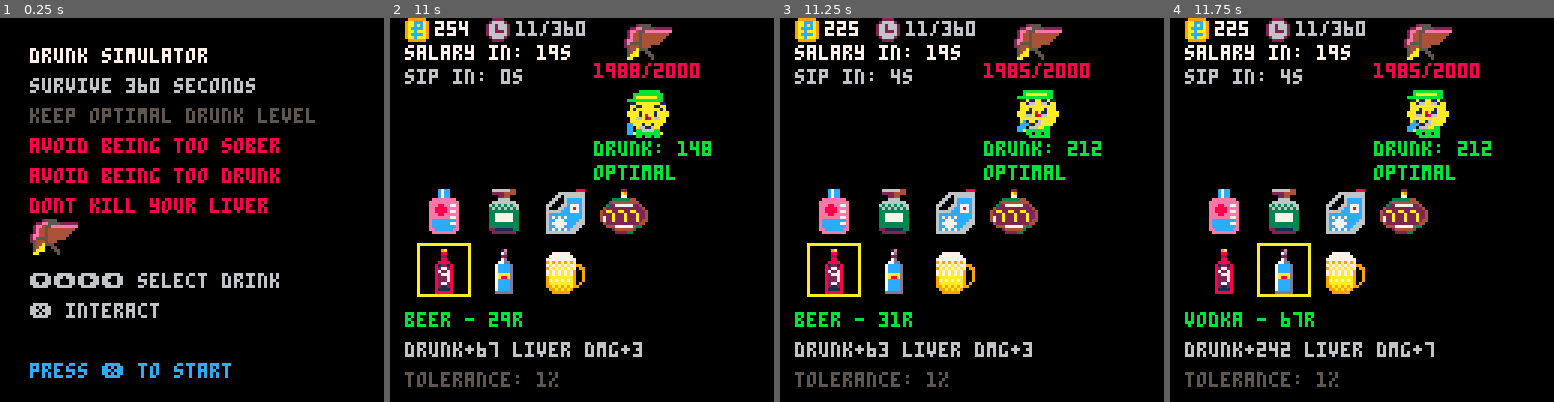
Above: before the commit, frames 1-4 (left to right).
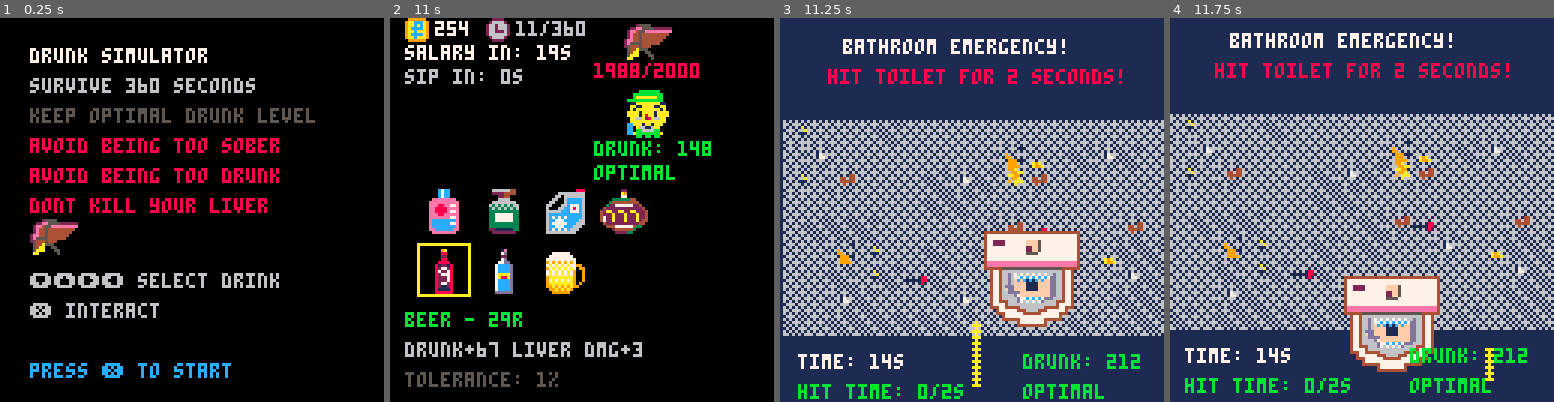
Above: after the commit, the same moments.

Repository: fritzlolpro/picopico
Game: PICO-8 cartridge carts/drunk.p8
Two runs of this game, one before a commit and one after it. Both use one fixed random seed, a clock stepped at 60 frames per second and the inputs below.
Inputs:
- Up to frame 1 (0.25 s): no input
- Up to frame 2 (11 s): tap X (X key) at 1.07, 2.07, 2.4, 2.73, 3.07, 3.4, 3.73, 4.07, 4.4, 4.73, 5.07, 5.4, 5.73, 6.07, 6.4, 6.73, 7.07, 7.4, 7.73, 8.07, 8.4, 8.73, 9.07, 9.4, 9.73, 10.07, 10.4, 10.73 s; hold Left 1.97-2.37 s; hold Down 2.42-2.82 s; hold Right 2.87-3.53 s; hold Up 3.58-4.08 s; hold Right 4.13-4.53 s; hold Down 4.58-5.08 s; hold Left 5.13-5.8 s; hold Up 5.85-6.18 s; hold Left 6.23-6.63 s; hold Down 6.68-7.08 s; hold Right 7.13-7.8 s; hold Up 7.85-8.35 s; hold Right 8.4-8.8 s; hold Down 8.85-9.35 s; hold Left 9.4-10.07 s; hold Up 10.12-10.45 s; hold Left 10.5-10.9 s; hold Down from 10.95 s (still down)
- Up to frame 3 (11.25 s): keep holding Down; tap X (X key) at 11.07 s
- Up to frame 4 (11.75 s): release Down at 11.35 s; tap X (X key) at 11.4, 11.73 s; hold Right from 11.4 s (still down)

Frames 1-2 are identical in both runs. In frame 3, 99% of the frame differs, in the area x 0-100%, y 0-100%; in frame 4, 99%.

Commit message:
increase minigame duration and enhance visual effects during gameplay

Diff:
--- a/carts/drunk.p8
+++ b/carts/drunk.p8
@@ -200,8 +200,8 @@
         price = 29,
         intoxication = 65,
         liver_damage = 3,
-        effect_chance = 0.20,
-        -- effect_chance = 1,
+        -- effect_chance = 0.20,
+        effect_chance = 1,
         effect_func = beer_effect,
         total_consumed = 0,
         consecutive_consumed = 0
@@ -878,7 +878,7 @@
 toilet_vel_x = nil
 toilet_vel_y = nil
 toilet_speed = 0.8 -- Base toilet movement speed (constant)
-minigame_game_length = 10 * 60 -- Total mini-game length: 10 seconds in frames (constant)
+minigame_game_length = 15 * 60 -- Total mini-game length: 15 seconds in frames (constant)
 
 function update_minigame()
     if minigame_timer == 0 then
@@ -1430,9 +1430,21 @@
 
 function after_draw_minigame()
 
+    glitch_palette_corruption(0.5) -- Apply palette corruption effect
+    glitch_scanlines(0.5) -- Apply scanlines effect
+    glitch_pixel_corruption(0.5) -- Apply pixel corruption effect
+    glitch_screen_inversion(0.5) -- Apply screen inversion effect
+
+
+    glitch_reset_effects() -- Reset camera and palette after mini-game drawing
+end
+
+function before_draw_minigame()
+    glitch_screen_shake(1) -- Apply screen shake effect
 end
 
 function draw_minigame()
+    before_draw_minigame()
     cls(1)
     print("bathroom emergency!", 20, 5, 7)
     print("hit toilet for " .. flr(toilet_target_time/60) .. " seconds!", 15, 15, 8)
@@ -1467,6 +1479,7 @@
        (stream_y - stream_length) <= toilet_y + toilet_size * 8 and stream_y >= toilet_y then
         print("hit!", toilet_x, toilet_y - 8, 8)
     end
+    after_draw_minigame()
 end
 
 -- Functions for displaying intoxication state
